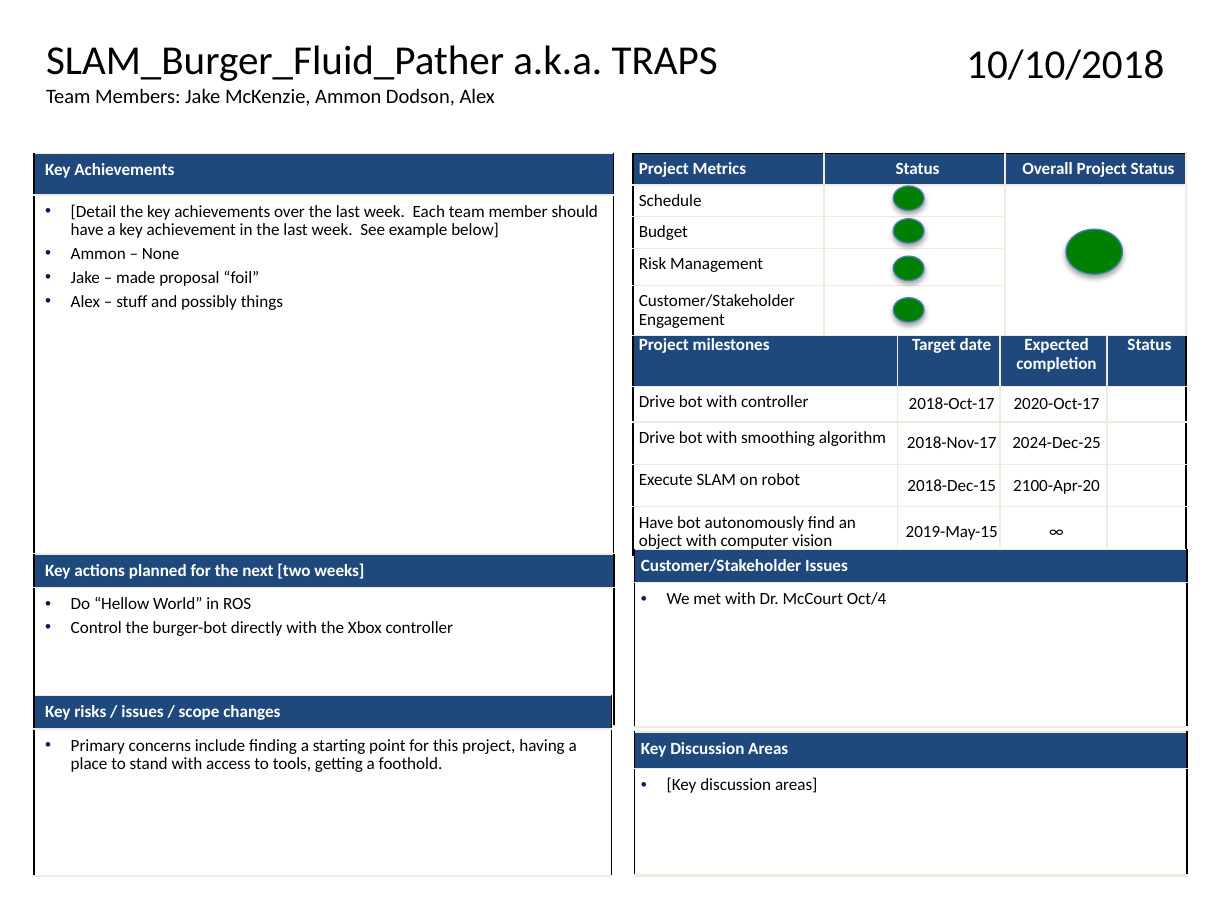
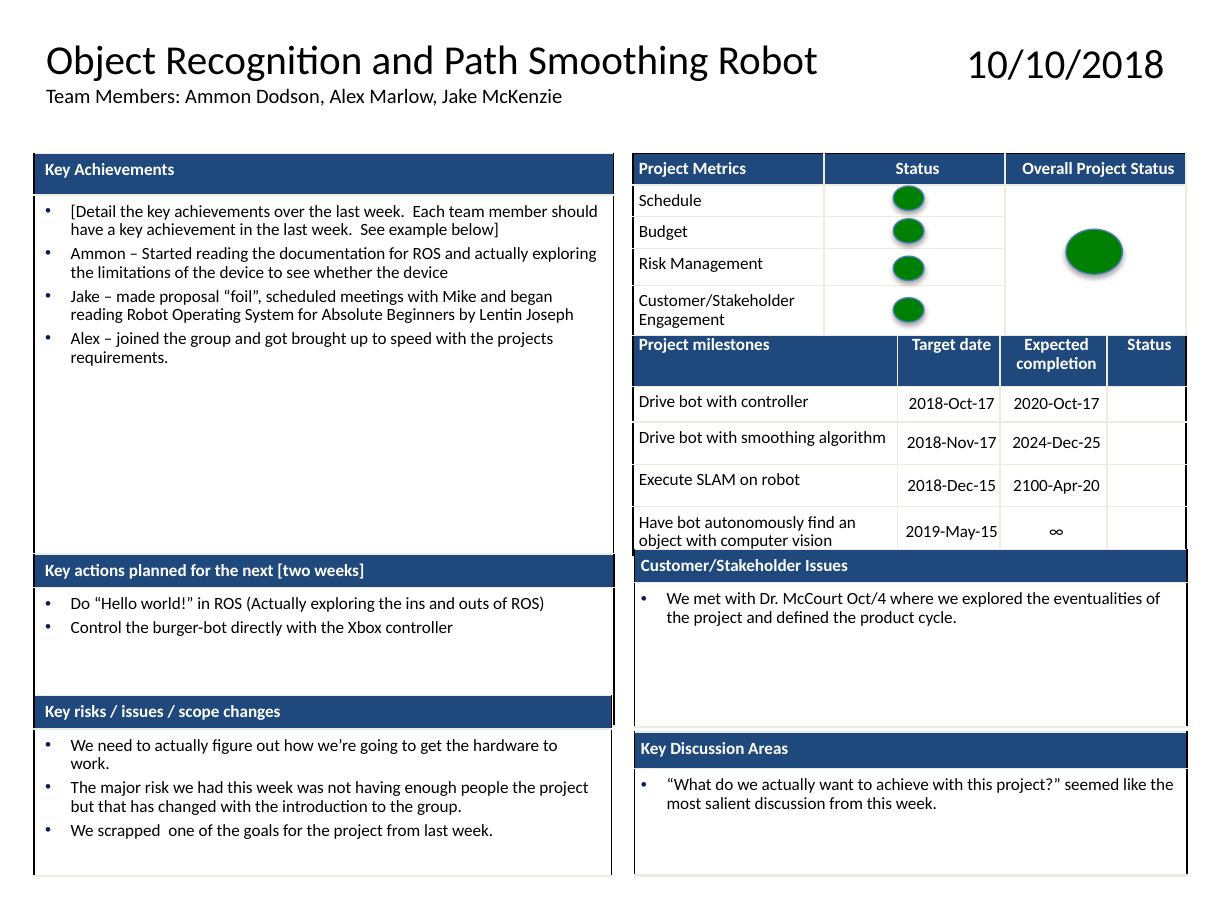
Before and after one commit to jakemckenzie/WeeklyReports, a slide deck: slide 1 of 10.10.pptx. Drawn at 1232x924 pixels with LibreOffice and Linux fonts; fonts in the diff are those of the drawing. Boxes give left, top, right and bottom in pixels: in the first picture for what was removed or moved away, otherwise in the second. Text is boxed around its words. In the diff, an @@ line names an element or a change of style, - is before the commit and + after.

Commit message:
this weeks weekly report and foil are DONE

```diff
--- a/10.10.pptx
+++ b/10.10.pptx
@@ text at (x1=46, y1=45, x2=818, y2=106): text changed @@
-SLAM_Burger_Fluid_Pather a.k.a. TRAPS
-Team Members: Jake McKenzie, Ammon Dodson, Alex
+Object Recognition and Path Smoothing Robot
+Team Members: Ammon Dodson, Alex Marlow, Jake McKenzie
@@ table at (x1=34, y1=154, x2=615, y2=554) @@
-row 2, column 1: [Detail the key achievements over the last week. Each team member should have a key achievement in the last week. See example below] / Ammon – None / Jake – made proposal “foil” / Alex – stuff and possibly things
+row 2, column 1: [Detail the key achievements over the last week. Each team member should have a key achievement in the last week. See example below] / Ammon – Started reading the documentation for ROS and actually exploring the limitations of the device to see whether the device / Jake – made proposal “foil”, scheduled meetings with Mike and began reading Robot Operating System for Absolute Beginners by Lentin Joseph / Alex – joined the group and got brought up to speed with the projects requirements.
@@ table at (x1=34, y1=554, x2=615, y2=726) @@
-row 2, column 1: Do “Hellow World” in ROS / Control the burger-bot directly with the Xbox controller
+row 2, column 1: Do “Hello world!” in ROS (Actually exploring the ins and outs of ROS) / Control the burger-bot directly with the Xbox controller
@@ table at (x1=634, y1=549, x2=1188, y2=727) @@
-row 2, column 1: We met with Dr. McCourt Oct/4
+row 2, column 1: We met with Dr. McCourt Oct/4 where we explored the eventualities of the project and defined the product cycle.
@@ table at (x1=34, y1=696, x2=612, y2=876) @@
-row 2, column 1: Primary concerns include finding a starting point for this project, having a place to stand with access to tools, getting a foothold.
+row 2, column 1: We need to actually figure out how we’re going to get the hardware to work. / The major risk we had this week was not having enough people the project but that has changed with the introduction to the group. / We scrapped one of the goals for the project from last week.
@@ table at (x1=634, y1=732, x2=1188, y2=876) @@
-row 2, column 1: [Key discussion areas]
+row 2, column 1: “What do we actually want to achieve with this project?” seemed like the most salient discussion from this week.
```
Also in this commit, not shown: 3 other files.
